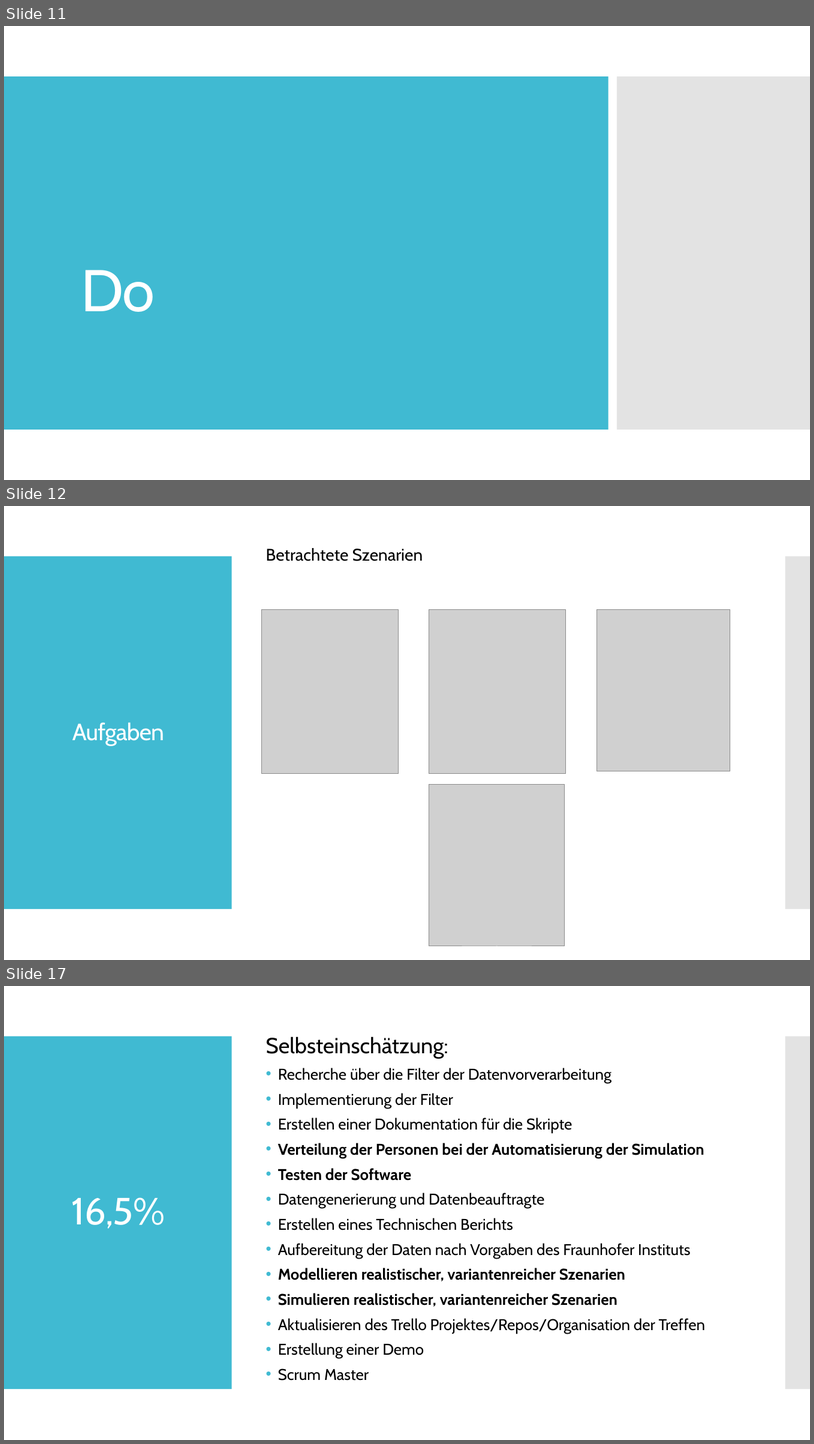
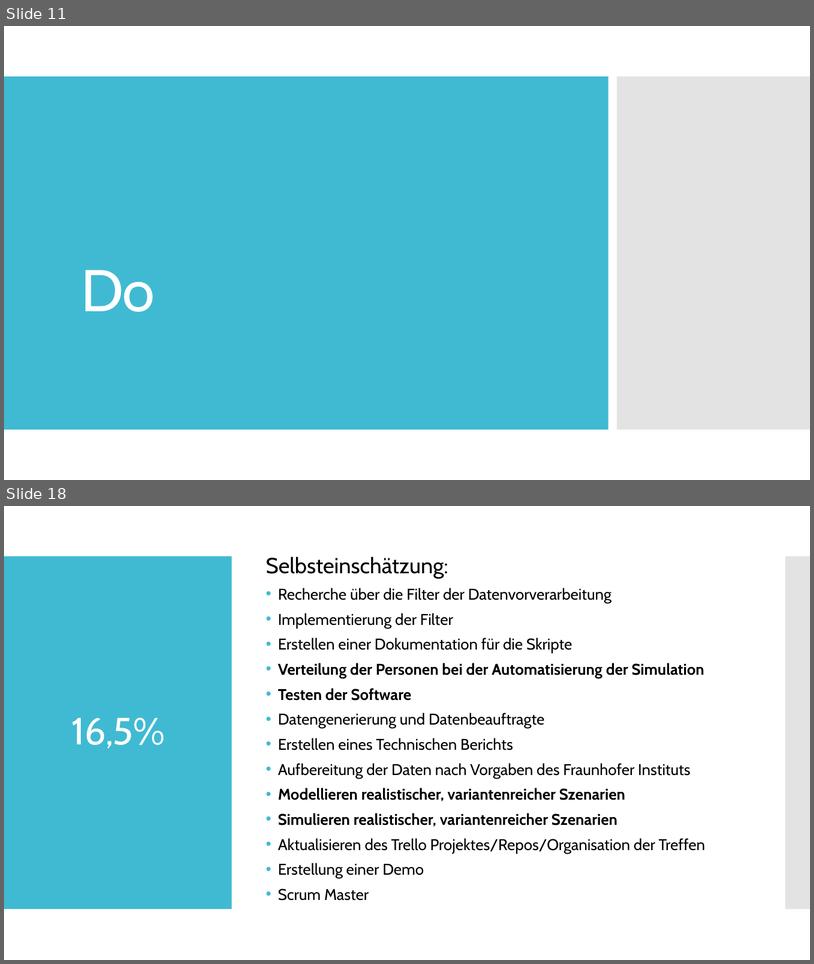
Before and after one commit to Datagroup-ModSim/ModSim17-data-generation-filters, a slide deck: presentations/Sprint 2/Rebecca_Do_Julian_Lisa+Anita.pptx. Shown one above the other, each under a label of ours: slides 11, 12 and 17 before the commit, slides 11 and 18 after it; the slides between them are not shown. The pictures are 814x1444 and 814x964 pixels, drawn with LibreOffice and Linux fonts; fonts in the diff are those of the drawing; grey boxes stand for pictures. Boxes give left, top, right and bottom in pixels: in the first picture for what was removed or moved away, otherwise in the second. Text is boxed around its words. In the diff, an @@ line names an element or a change of style, - is before the commit and + after.

```diff
--- a/presentations/Sprint 2/Rebecca_Do_Julian_Lisa+Anita.pptx
+++ b/presentations/Sprint 2/Rebecca_Do_Julian_Lisa+Anita.pptx
@@ slide 12 removed at (4,506,810,960), background #FFFFFF; not listed: 2 template elements that a slide beside it also shows @@
@@ text removed at (266,548,423,561) @@
-Betrachtete Szenarien
@@ picture removed at (262,609,398,774) @@
@@ picture removed at (429,609,566,774) @@
@@ picture removed at (597,609,731,771) @@
@@ title removed at (72,722,164,745) @@
-Aufgaben
@@ picture removed at (429,784,565,946) @@
@@ what was slide 17 is now slide 18 @@
```
Also in this commit, not shown: 3 slides changed, 3 slides added, 1 other slide removed, 2 other files.
